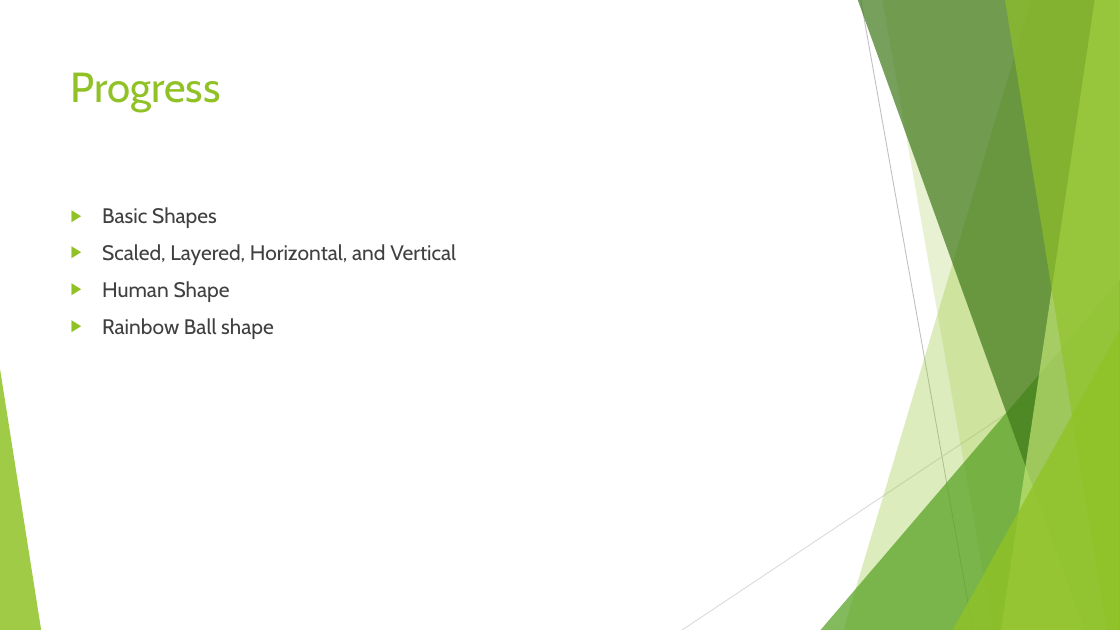
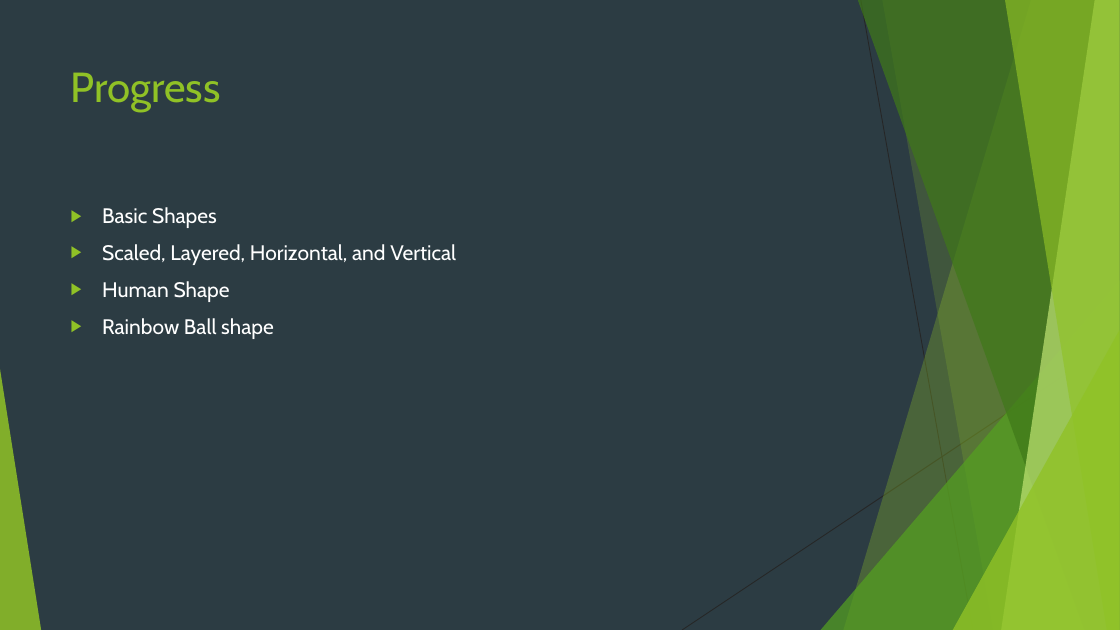
Before and after one commit to namikim97/cs372_project2_cps, a slide deck: slide 4 of CPS.pptx. Drawn at 1120x630 pixels with LibreOffice and Linux fonts; fonts in the diff are those of the drawing. Boxes give left, top, right and bottom in pixels: in the first picture for what was removed or moved away, otherwise in the second. Text is boxed around its words. In the diff, an @@ line names an element or a change of style, - is before the commit and + after.

```diff
--- a/CPS.pptx
+++ b/CPS.pptx
@@ background #FFFFFF to #2C3C43 @@
@@ line (861, 0) - (973, 630): stroke #BFBFBF 0.75 pt to #262626 0.75 pt @@
@@ text "Basic Shapes" at [102, 207, 456, 339]: text colour #404040 to #FFFFFF @@
@@ line (1120, 339) - (682, 630): stroke #D9D9D9 0.75 pt to #262626 0.75 pt @@
```
Also in this commit, not shown: 4 other slides changed.
